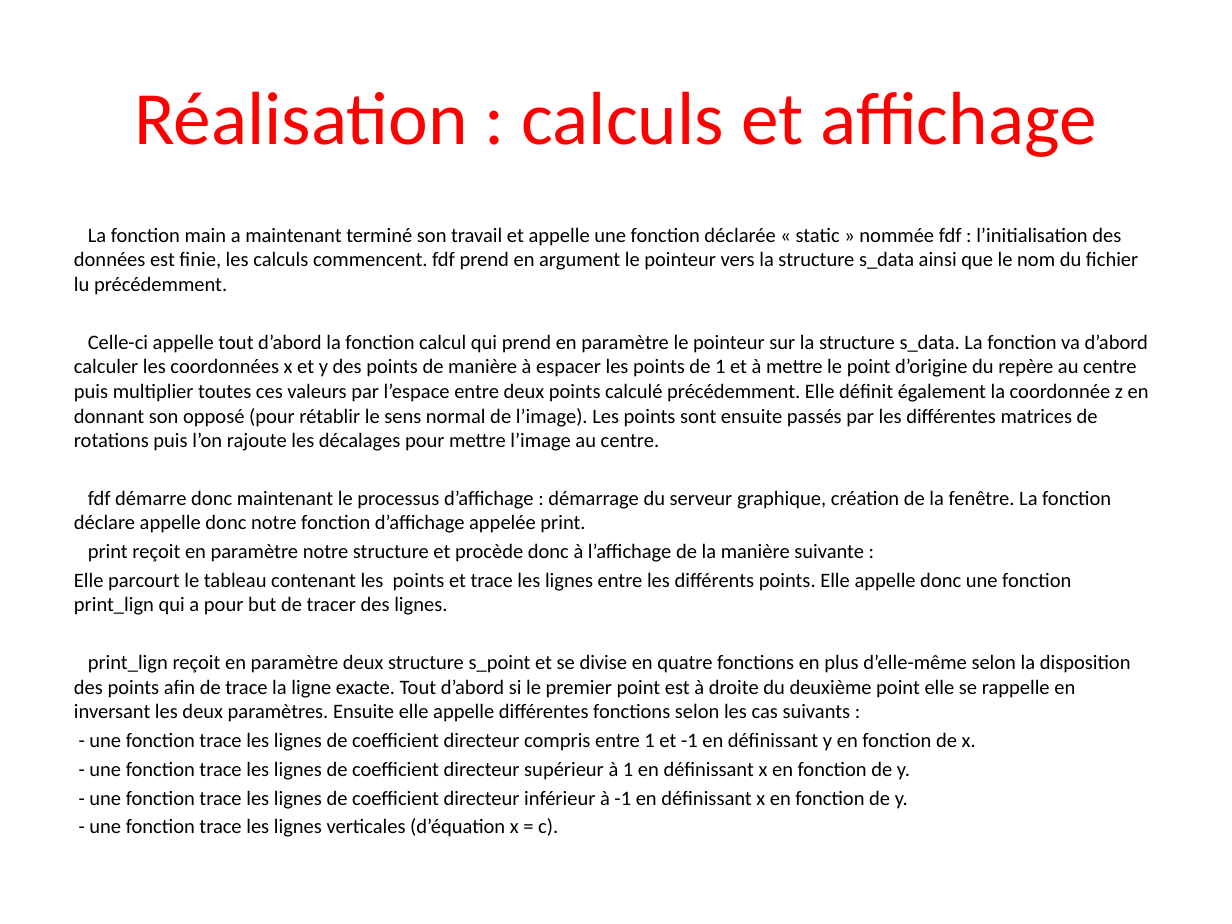
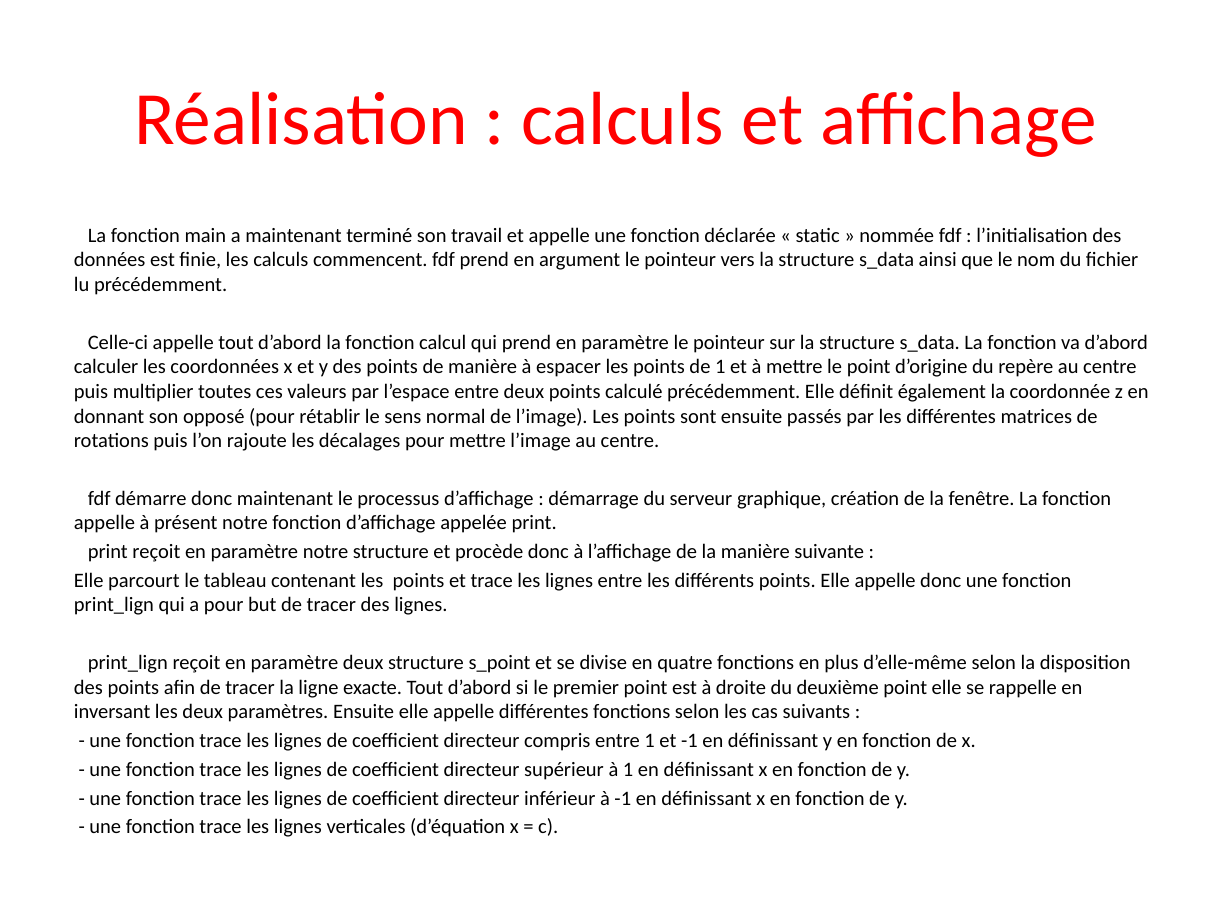
Before and after one commit to Adgeff/fdf, a slide deck: slide 6 of fdf.pptx. Drawn at 1232x924 pixels with LibreOffice and Linux fonts; fonts in the diff are those of the drawing. Boxes give left, top, right and bottom in pixels: in the first picture for what was removed or moved away, otherwise in the second. Text is boxed around its words. In the diff, an @@ line names an element or a change of style, - is before the commit and + after.

```diff
--- a/fdf.pptx
+++ b/fdf.pptx
@@ text at <box>74,490,1111,533</box>: text changed @@
-fdf démarre donc maintenant le processus d’affichage : démarrage du serveur graphique, création de la fenêtre. La fonction déclare appelle donc notre fonction d’affichage appelée print.
+fdf démarre donc maintenant le processus d’affichage : démarrage du serveur graphique, création de la fenêtre. La fonction appelle à présent notre fonction d’affichage appelée print.
@@ text at <box>74,654,1131,722</box>: text changed @@
-print_lign reçoit en paramètre deux structure s_point et se divise en quatre fonctions en plus d’elle-même selon la disposition des points afin de trace la ligne exacte. Tout d’abord si le premier point est à droite du deuxième point elle se rappelle en inversant les deux paramètres. Ensuite elle appelle différentes fonctions selon les cas suivants :
+print_lign reçoit en paramètre deux structure s_point et se divise en quatre fonctions en plus d’elle-même selon la disposition des points afin de tracer la ligne exacte. Tout d’abord si le premier point est à droite du deuxième point elle se rappelle en inversant les deux paramètres. Ensuite elle appelle différentes fonctions selon les cas suivants :
```
Also in this commit, not shown: 2 other slides changed.
